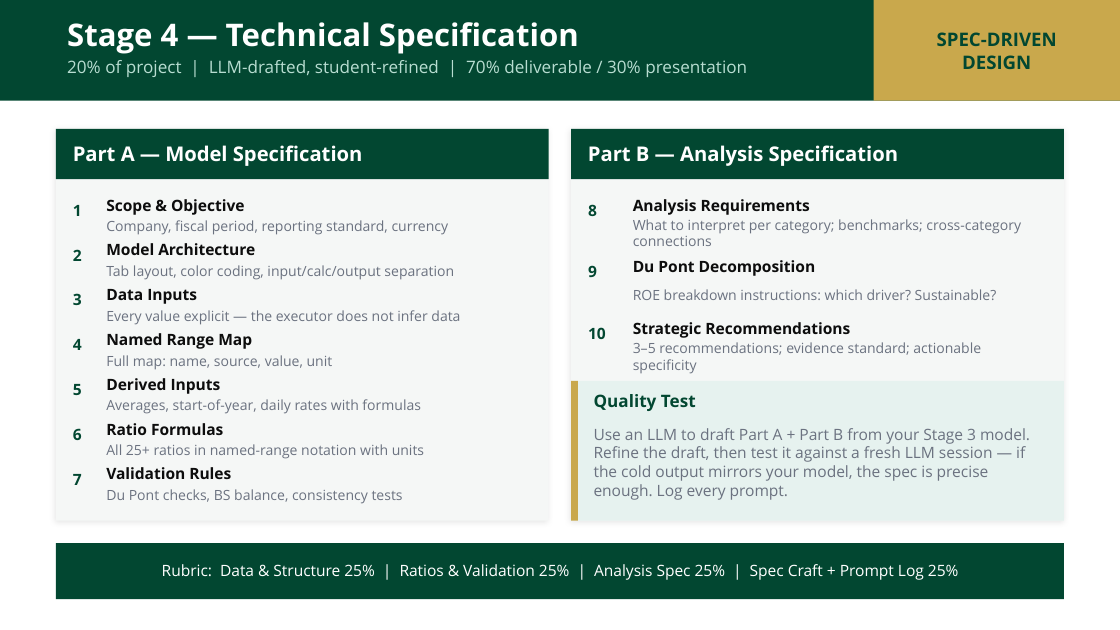
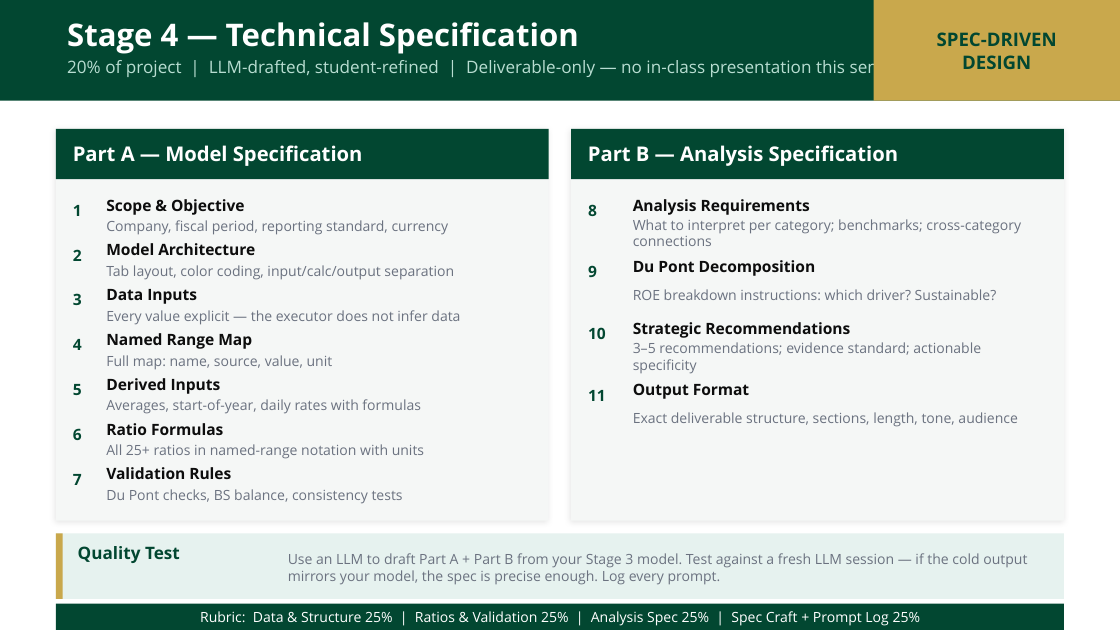
Before and after one commit to adamwstauffer/shidler, a slide deck: slide 26 of courses/BUS-629-VEMBA-International-Corporate-Finance/BUS629_AI_Ratios_Project.pptx (slide 17 before the commit). Drawn at 1120x630 pixels with LibreOffice and Linux fonts; fonts in the diff are those of the drawing. Boxes give left, top, right and bottom in pixels: in the first picture for what was removed or moved away, otherwise in the second. Text is boxed around its words. In the diff, an @@ line names an element or a change of style, - is before the commit and + after.

```diff
--- a/courses/BUS-629-VEMBA-International-Corporate-Finance/BUS629_AI_Ratios_Project.pptx
+++ b/courses/BUS-629-VEMBA-International-Corporate-Finance/BUS629_AI_Ratios_Project.pptx
@@ text at <box>67,57,924,78</box>: text changed @@
-20% of project | LLM-drafted, student-refined | 70% deliverable / 30% presentation
+20% of project | LLM-drafted, student-refined | Deliverable-only — no in-class presentation this semester
@@ text added at <box>633,412,1017,427</box>, 9 pt, text #6B7280 @@
+Exact deliverable structure, sections, length, tone, audience
@@ rectangle: place and size @@
-rectangle at <box>571,381,578,521</box>
+rectangle at <box>56,533,63,598</box>
@@ rectangle: place and size @@
-rectangle at <box>571,381,1064,521</box>
+rectangle at <box>56,533,1064,598</box>
@@ text "Quality Test": place and size @@
-text "Quality Test" at <box>594,394,696,411</box>
+text "Quality Test" at <box>78,546,180,563</box>
@@ text at <box>288,553,1027,585</box>: text changed; size 10 to 9 pt @@
-Use an LLM to draft Part A + Part B from your Stage 3 model. Refine the draft, then test it against a fresh LLM session — if the cold output mirrors your model, the spec is precise enough. Log every prompt.
+Use an LLM to draft Part A + Part B from your Stage 3 model. Test against a fresh LLM session — if the cold output mirrors your model, the spec is precise enough. Log every prompt.
@@ rectangle: place and size @@
-rectangle at <box>56,543,1064,599</box>
+rectangle at <box>56,604,1064,630</box>
@@ text "Rubric: Data & Structure 25% ...": place and size @@
-text "Rubric: Data & Structure 25% ..." at <box>162,564,959,580</box>
+text "Rubric: Data & Structure 25% ..." at <box>200,611,921,626</box>
@@ text "Rubric: Data & Structure 25% ..." at <box>200,611,921,626</box>: size 10 to 9 pt @@
```
Also in this commit, not shown: 5 other slides changed, 30 slides added, 1 slide removed.
